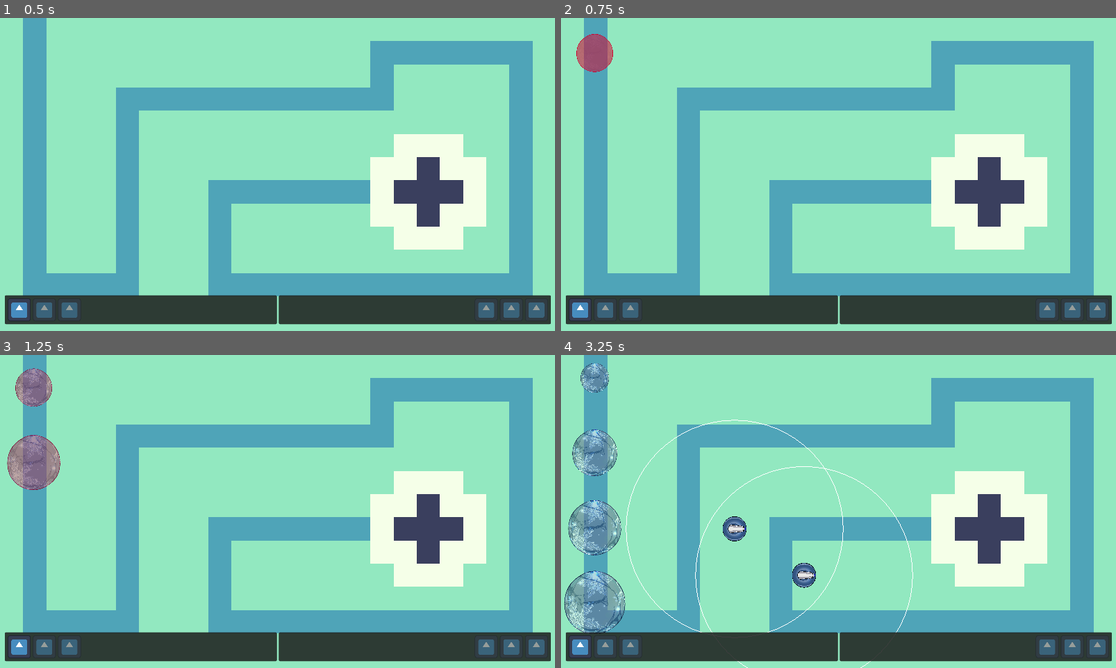
Above: before the commit, frames 1-4 (two rows, left to right).
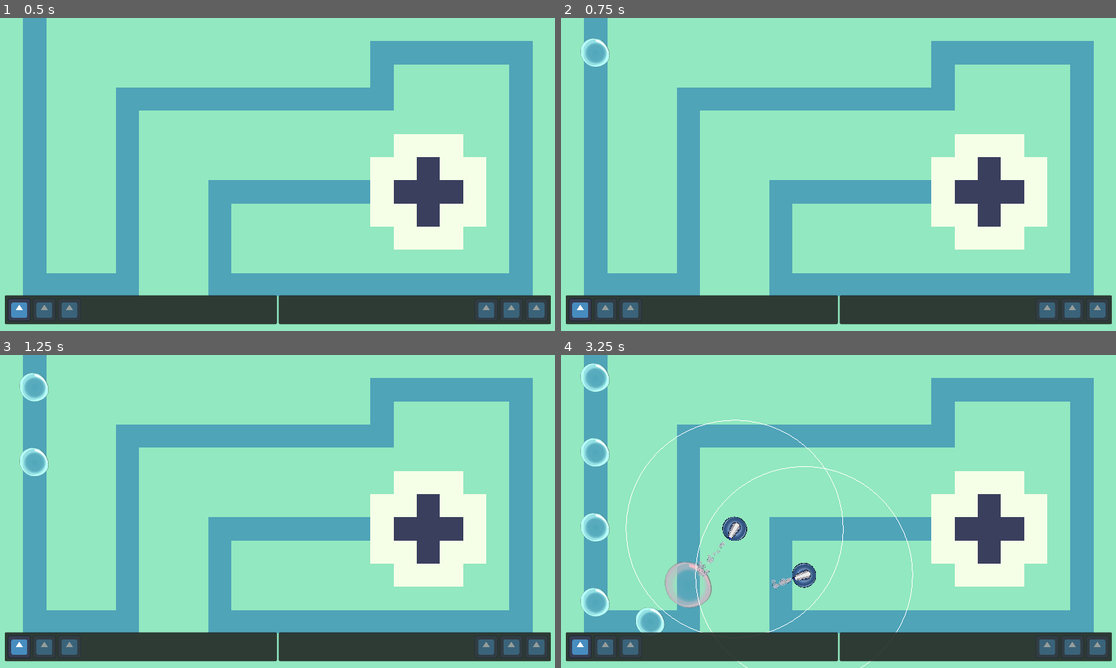
Above: after the commit, the same moments.

Repository: JustPause/GameJam2025
Game: Godot game, scene res://Scene/Green Lands.tscn
Two runs of this game, one before a commit and one after it. Both use one fixed random seed, a clock stepped at 60 frames per second and the inputs below. The engine's default icon, where the game draws it, is replaced by a stand-in: a white triangle on a blue panel in a dark square. Sound files missing from this copy of the repository are replaced by a short silence.
Inputs (mouse positions are in pixels of both pictures, inside the frame that each line leads up to):
- Up to frame 1 (0.5 s): no input
- Up to frame 2 (0.75 s): tap Enter at 0.5 s; move the mouse to (960, 158) at 0.52 s; tap Space at 0.6 s; click (960, 158) at 0.67 s
- Up to frame 3 (1.25 s): tap Space at 0.77, 1.07 s
- Up to frame 4 (3.25 s): move the mouse to (727, 527) at 1.27 s; tap Space at 1.35, 1.52, 1.82, 2.1, 2.85, 3.02 s; click (727, 527) at 1.42 s; move the mouse to (894, 442) at 2.02 s; click (894, 442) at 2.17 s; move the mouse to (810, 574) at 2.77 s; click (810, 574) at 2.92 s

Frame 1 is identical in both runs. In frame 2, 0.6% of the frame differs, in the area x 2-10%, y 5-18%; in frame 3, 2.0%; in frame 4, 5.2%, in the area x 0-64%, y 2-100%.

Commit message:
changes to allow some different damage types

Diff:
--- /dev/null
+++ b/Code/global_enums.gd
@@ -0,0 +1,3 @@
+extends Node
+
+enum TowerAttackTypes {BUBBLES, FIRE, HEAVY}
--- a/components/hitbox.gd
+++ b/components/hitbox.gd
@@ -1,4 +1,4 @@
 extends Area2D
 class_name HitBox
 
-signal damage(ammount : int)
+signal damage(ammount : float, attack : GlobalEnums.TowerAttackTypes)
--- a/entities/bubble/basic_bubble.gd
+++ b/entities/bubble/basic_bubble.gd
@@ -4,13 +4,20 @@
 @onready var sprite : Sprite2D = $BasicBubble
 @onready var audio_player : AudioStreamPlayer = $AudioStreamPlayer
 
+
 @export var speed: float = 300.0 #px/s
 
-@export var max_health : int  = 5
-@export var base_damage : int = 1
+@export var bubble_max_health : float  = 5
+# @export var freeze_max_health : float = 0
+# @export var sheild_max_health : float = 0
+
+@export var base_attack_damage : float = 1
 @export var max_size_growth : Vector2 = Vector2(0.3,0.3)
 
-var current_health : int
+var current_bubble_health : float
+# var current_freez_health : float
+# var current_sheild_health : float
+
 #current image scale of bubble
 var current_scale : Vector2
 
@@ -28,7 +35,7 @@
 	if not get_parent() is Path2D:
 		kill()
 
-	current_health = max_health
+	current_bubble_health = bubble_max_health
 	current_scale = sprite.scale
 
 func _process(delta: float) -> void:
@@ -38,17 +45,16 @@
 		hit_on_caselle()
 		kill()
 
-func _unhandled_input(event: InputEvent) -> void:
-	if event is InputEventKey and event.pressed:
-		if event.keycode == KEY_SPACE:
-			damage(1)
+func damage(ammount : float, attack_type : GlobalEnums.TowerAttackTypes) -> void:
+	match attack_type:
+		GlobalEnums.TowerAttackTypes.BUBBLES:
+			current_bubble_health -= ammount
+		GlobalEnums.TowerAttackTypes.FIRE:
+			current_bubble_health -= ammount * 2
 
-func damage(ammount : int) -> void:
-	current_health -= ammount
-	if current_health <= 0:
+	if current_bubble_health <= 0:
 		kill()
 
 	anim_player.play("dammage_flash")
-
-	var new_size : Vector2 = current_scale.lerp(max_size_growth, (max_health - current_health)/float(max_health))
+	var new_size : Vector2 = current_scale.lerp(max_size_growth, (bubble_max_health - current_bubble_health)/bubble_max_health)
 	get_tree().create_tween().set_trans(Tween.TRANS_ELASTIC).tween_property(sprite, "scale", new_size, 0.2)
--- a/entities/bubble/basic_bubble.tscn
+++ b/entities/bubble/basic_bubble.tscn
@@ -3,7 +3,7 @@
 [ext_resource type="Script" path="res://entities/bubble/basic_bubble.gd" id="1_uts4i"]
 [ext_resource type="Shader" path="res://entities/bubble/basic_bubble.gdshader" id="2_m183l"]
 [ext_resource type="PackedScene" uid="uid://bnqdis37vcu87" path="res://components/hitbox.tscn" id="3_mcbc4"]
-[ext_resource type="Texture2D" uid="uid://bgfa8xf3smb0i" path="res://entities/bubble/bubble_enemy.png" id="4_rs8wd"]
+[ext_resource type="Texture2D" uid="uid://b8kkfvcw58lev" path="res://entities/bubble/basic_bubble-small.png" id="4_8i0p3"]
 [ext_resource type="AudioStream" uid="uid://xx7ffwuhy72b" path="res://entities/bubble/bubblepop1.mp3" id="5_n6g1t"]
 [ext_resource type="AudioStream" uid="uid://6slpepkfga15" path="res://entities/bubble/bubblepop2.mp3" id="6_vtshn"]
 
@@ -62,7 +62,7 @@
 rotates = false
 loop = false
 script = ExtResource("1_uts4i")
-max_size_growth = Vector2(0.17, 0.17)
+max_size_growth = Vector2(2, 2)
 
 [node name="HitBox" parent="." instance=ExtResource("3_mcbc4")]
 collision_layer = 3
@@ -73,8 +73,7 @@
 
 [node name="BasicBubble" type="Sprite2D" parent="."]
 material = SubResource("ShaderMaterial_wk86i")
-scale = Vector2(0.07, 0.07)
-texture = ExtResource("4_rs8wd")
+texture = ExtResource("4_8i0p3")
 
 [node name="AnimationPlayer" type="AnimationPlayer" parent="."]
 libraries = {
--- a/entities/turret/small_turret/air_blower.gd
+++ b/entities/turret/small_turret/air_blower.gd
@@ -1,10 +1,10 @@
 extends Node2D
 
 @export var radius : float = 75
-@export var damage : int = 1
+@export var damage : float = 1
 @export var attack_speed : float = 0.4
+
 @export var draw_circle_outline : bool = true
-
 
 @onready var enemy_detector : Area2D = $EnemyDetector
 @onready var particles : CPUParticles2D = $GPUParticles2D
@@ -30,9 +30,17 @@
 	can_shoot = false
 	get_tree().create_timer(attack_speed).timeout.connect(func() -> void: can_shoot = true)
 
-	look_at(enemies_in_range[0].global_position)
+	#findes the node wich is the furtherest into the tree
+	var highest_ratio : float =  0
+	var target_enemy : HitBox = enemies_in_range[0]
+	for enemy in enemies_in_range:
+		if highest_ratio < enemy.get_parent().progress_ratio:
+			highest_ratio = enemy.get_parent().progress_ratio
+			target_enemy = enemy
+
+	look_at(target_enemy.global_position)
 	particles.emitting = true
-	enemies_in_range[0].emit_signal("damage", damage)
+	target_enemy.emit_signal("damage", damage, GlobalEnums.TowerAttackTypes.BUBBLES)
 
 func _ready() -> void:
 	var collision_shape := CollisionShape2D.new()
@@ -49,6 +57,7 @@
 	if can_shoot and enemies_in_range.size() > 0:
 		shoot()
 
+
 func _draw() -> void:
 	if draw_circle_outline:
 		draw_circle(Vector2(), radius, Color.WHITE, false)
--- a/project.godot
+++ b/project.godot
@@ -18,6 +18,7 @@
 [autoload]
 
 AudioManager="*res://Code/audio_manager.gd"
+GlobalEnums="*res://Code/global_enums.gd"
 
 [display]
 
